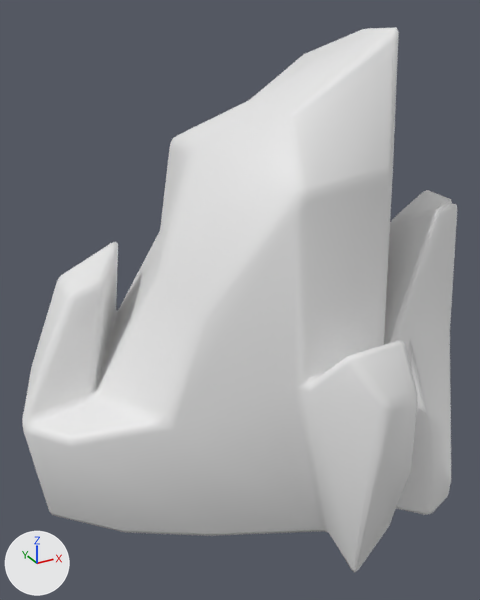
One commit to the FBX model Assets/Environment/Props/Stones/Mossy Rocks FBX/Models/MossyRocks6.fbx: the scene before it, then after it.
Before and after are seen from a camera (50 mm lens) standing at (-1.28, -3.18, 2.69) and looking at (0.41, -0.1, 1.15). The lights are fixed; the arrows at lower left show +X, +Y and +Z. The first picture is the older version. Where no turn or scale is listed for an object, it has been applied to the vertices.

The first picture shows 'MossyRocks6'.
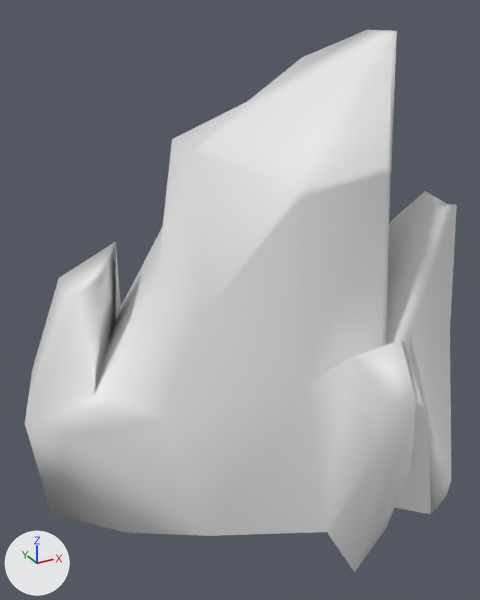
Boxes (x1, y1, x2, y2) around the edits, measured in the pictures (480 x 600 px):
'MossyRocks6', reshaped
    before: (22, 27, 457, 573)
    after: (25, 30, 457, 572)
part 1 of me_cube_004, cut back
    before: (22, 27, 457, 573)
    after: (395, 357, 430, 514)

What the commit changed:
me_cube_004 is used by ob_mossyrocks6; location (0.0, 0.0, 0.0).
me_cube_004 had 428 vertices, 427 faces and spanned x -0.85..1.71, y -1.2..1.13, z 0.0..2.6.
me_cube_004 now has 101 vertices, 79 faces and spans x -0.84..1.71, y -1.19..1.12, z 0.0..2.59.
me_cube_004 part 1: 1 vertex moved within x 0.89, y -0.79, z 0.01; 327 vertices removed from x -0.85..1.71, y -1.2..1.13, z 0.0..2.6.
